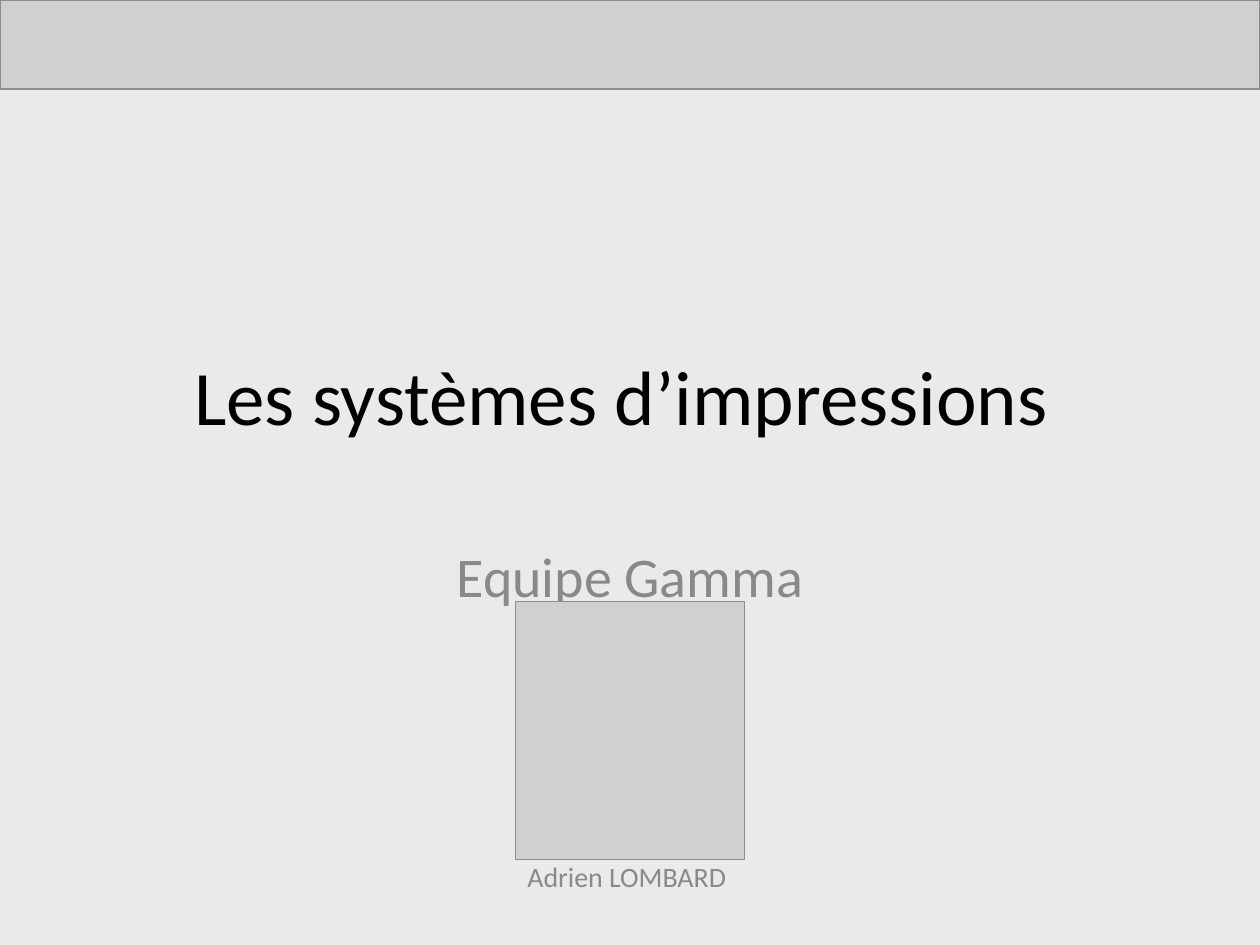
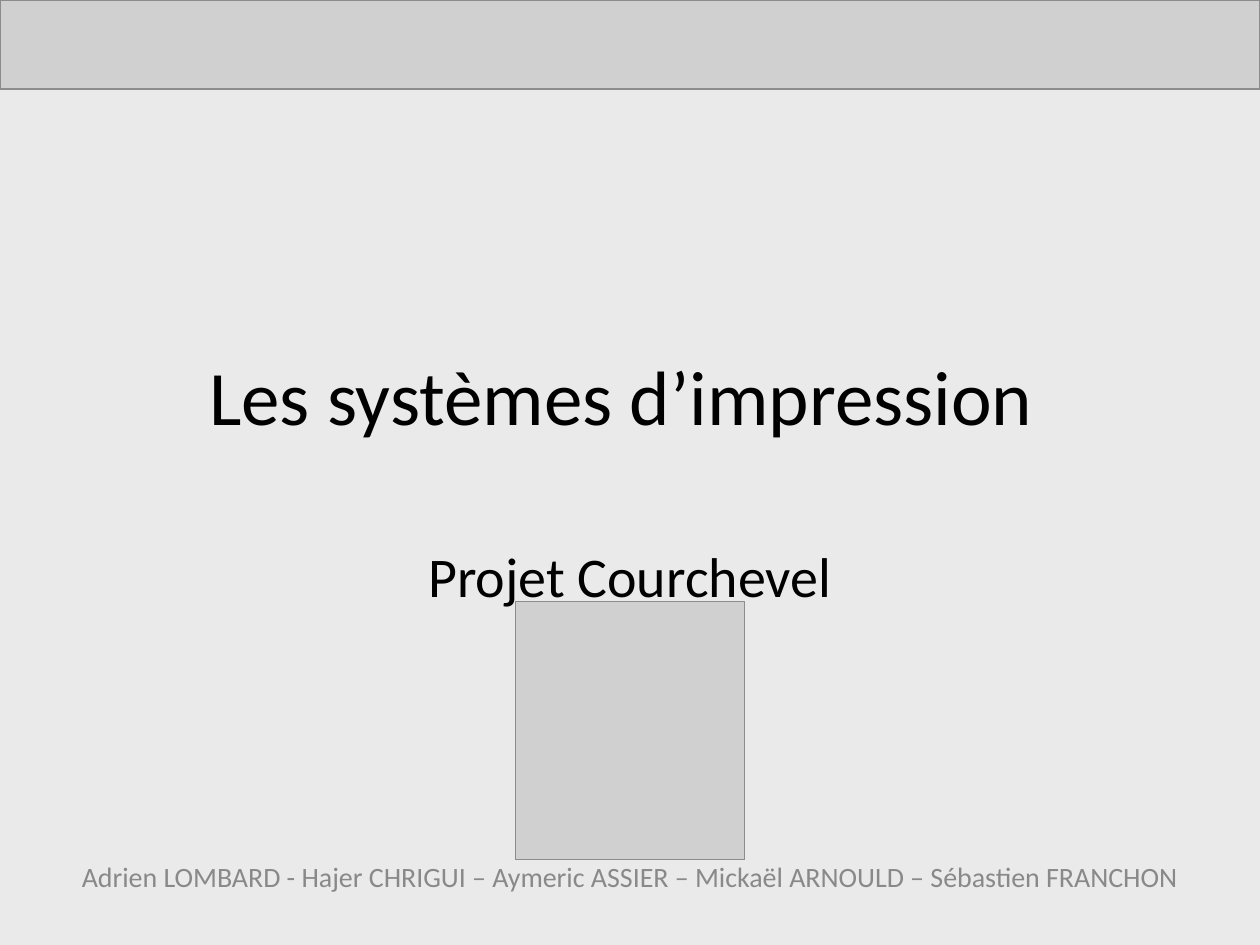
Before and after one commit to AdrienLombard/SimplePass, a slide deck: slide 1 of source/Systéme d'impression- Bilan intermédiaire - Version Adrien.ppt. Drawn at 1260x945 pixels with LibreOffice and Linux fonts; fonts in the diff are those of the drawing; grey boxes stand for pictures. Boxes give left, top, right and bottom in pixels: in the first picture for what was removed or moved away, otherwise in the second. Text is boxed around its words. In the diff, an @@ line names an element or a change of style, - is before the commit and + after.

Commit message:
Correction orthographique de la présentation des systèmes d'impression

```diff
--- a/source/Systéme d'impression- Bilan intermédiaire - Version Adrien.ppt
+++ b/source/Systéme d'impression- Bilan intermédiaire - Version Adrien.ppt
@@ title at [209,371,1032,438]: text changed @@
-Les systèmes d’impressions
+Les systèmes d’impression
@@ subtitle at [82,558,1177,892]: text changed @@
-Equipe Gamma
-Adrien LOMBARD
+Projet Courchevel
+Adrien LOMBARD - Hajer CHRIGUI – Aymeric ASSIER – Mickaël ARNOULD – Sébastien FRANCHON
```
Also in this commit, not shown: 4 other slides changed.
